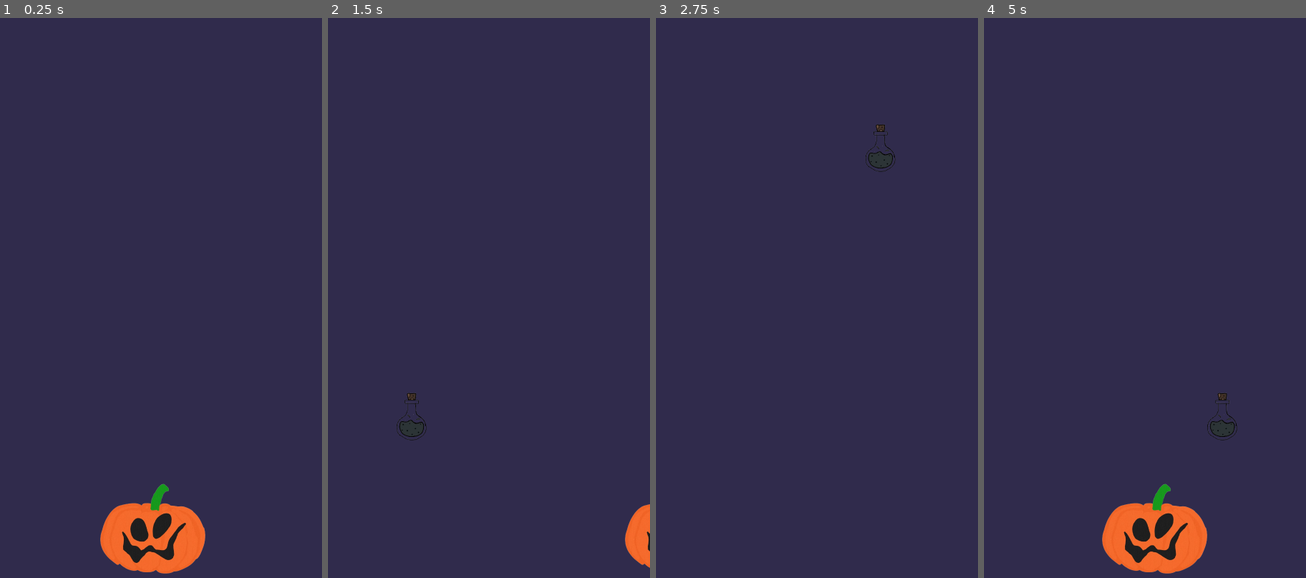
Above: before the commit, frames 1-4 (left to right).
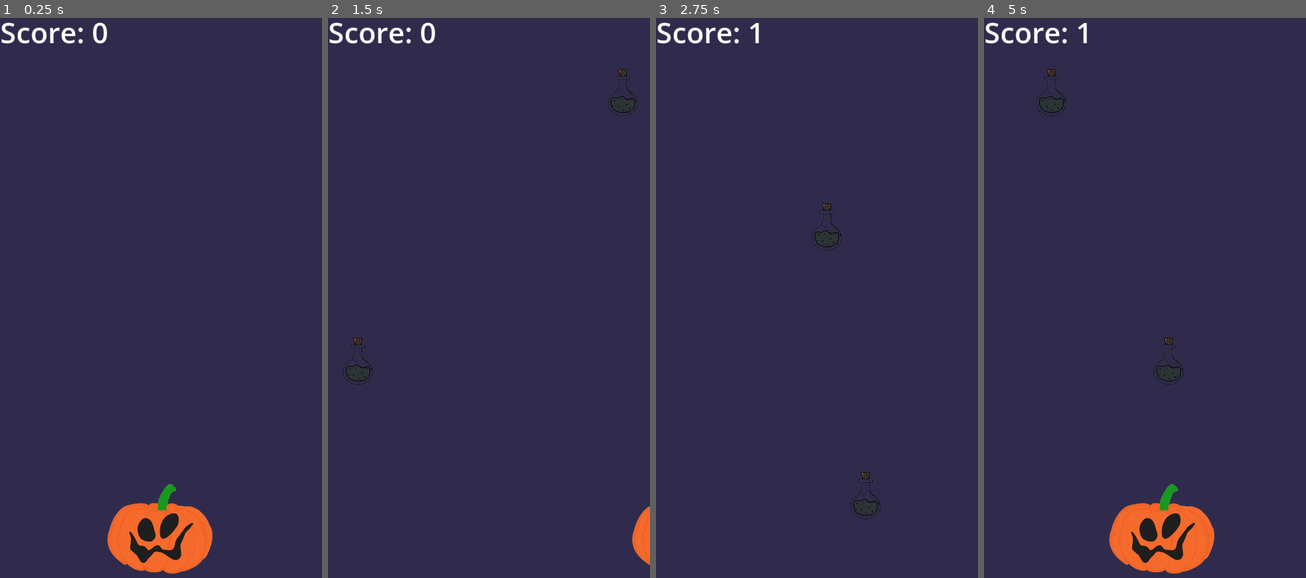
Above: after the commit, the same moments.

Repository: DruvanKarthik/Mr_Pumpkin
Game: Godot game, scene res://Scenes/background.tscn
Same seed, same stepped clock (60 frames per second), same inputs: the game is played once before the commit and once after it.
Inputs:
- Up to frame 1 (0.25 s): no input
- Up to frame 2 (1.5 s): tap Enter at 0.5 s; hold Right (ui_right) 0.53-1.28 s; hold Left (ui_left) from 1.28 s (still down)
- Up to frame 3 (2.75 s): release Left (ui_left) at 2.03 s; hold Right (ui_right) from 2.03 s (still down)
- Up to frame 4 (5 s): release Right (ui_right) at 3.53 s; hold Left (ui_left) from 3.53 s (still down)

The runs differ from the first frame. In frame 1, 2.3% of the frame differs, in the area x 0-66%, y 0-100%; in frame 2, 1.2%; in frame 3, 0.9%; in frame 4, 2.7%, in the area x 0-79%, y 0-100%.

Commit message:
added scoring system

Diff:
--- a/new-game-project/Scenes/Player.tscn
+++ b/new-game-project/Scenes/Player.tscn
@@ -1,21 +1,29 @@
-[gd_scene load_steps=4 format=3 uid="uid://djac8rujuop5n"]
+[gd_scene load_steps=5 format=3 uid="uid://djac8rujuop5n"]
 
 [ext_resource type="Script" uid="uid://cdqfkthral1de" path="res://Scripts/player.gd" id="1_kyqiw"]
 [ext_resource type="Texture2D" uid="uid://bmvhygsqeq8m5" path="res://Assets/Pumpkin game/Pumpkin sprites/1000127073-removebg-preview.png" id="1_rpqav"]
 
+[sub_resource type="CapsuleShape2D" id="CapsuleShape2D_gntrk"]
+
 [sub_resource type="CapsuleShape2D" id="CapsuleShape2D_kyqiw"]
+radius = 11.0
 
-[node name="Node2D" type="Node2D"]
-
-[node name="CharacterBody2D" type="CharacterBody2D" parent="."]
+[node name="Player" type="CharacterBody2D"]
 script = ExtResource("1_kyqiw")
 
-[node name="Mr_Pumpkin" type="Sprite2D" parent="CharacterBody2D"]
-position = Vector2(-2, -2)
+[node name="Mr_Pumpkin" type="Sprite2D" parent="."]
+position = Vector2(0, -2)
 scale = Vector2(0.064, 0.064)
 texture = ExtResource("1_rpqav")
 
-[node name="CollisionShape2D" type="CollisionShape2D" parent="CharacterBody2D"]
-position = Vector2(-2, 0)
+[node name="CollisionShape2D" type="CollisionShape2D" parent="."]
+rotation = 1.5708
+shape = SubResource("CapsuleShape2D_gntrk")
+
+[node name="Area2D" type="Area2D" parent="."]
+
+[node name="CollisionShape2D" type="CollisionShape2D" parent="Area2D"]
 rotation = 1.5708
 shape = SubResource("CapsuleShape2D_kyqiw")
+
+[connection signal="area_entered" from="Area2D" to="." method="_on_area_2d_area_entered"]
--- a/new-game-project/Scenes/background.tscn
+++ b/new-game-project/Scenes/background.tscn
@@ -1,7 +1,9 @@
-[gd_scene load_steps=3 format=3 uid="uid://brxaptfs1kfog"]
+[gd_scene load_steps=4 format=3 uid="uid://brxaptfs1kfog"]
 
 [ext_resource type="Script" uid="uid://b5ymr2tf0b7g0" path="res://Scripts/background.gd" id="1_pojwb"]
 [ext_resource type="PackedScene" uid="uid://djac8rujuop5n" path="res://Scenes/Player.tscn" id="1_sn1xx"]
+
+[sub_resource type="LabelSettings" id="LabelSettings_pojwb"]
 
 [node name="Main" type="Node2D"]
 script = ExtResource("1_pojwb")
@@ -18,4 +20,12 @@
 wait_time = 0.5
 autostart = true
 
+[node name="ScoreLabel" type="Label" parent="."]
+offset_right = 65.0
+offset_bottom = 23.0
+scale = Vector2(0.5, 0.5)
+text = "Score: 0"
+label_settings = SubResource("LabelSettings_pojwb")
+
+[connection signal="potion_collected" from="Player" to="." method="_on_player_potion_collected"]
 [connection signal="timeout" from="Timer" to="." method="_on_timer_timeout"]
--- a/new-game-project/Scenes/potion.tscn
+++ b/new-game-project/Scenes/potion.tscn
@@ -1,12 +1,23 @@
-[gd_scene load_steps=3 format=3 uid="uid://dbhbj4smt8dfc"]
+[gd_scene load_steps=4 format=3 uid="uid://dbhbj4smt8dfc"]
 
 [ext_resource type="Script" uid="uid://b2hp3x3q0dbh" path="res://Scripts/potion.gd" id="1_nymo1"]
 [ext_resource type="Texture2D" uid="uid://cg8syai8cu7is" path="res://Assets/Pumpkin game/Potions sprite/Back potion/1000127573-removebg-preview.png" id="2_xi5ht"]
 
-[node name="Potion" type="Area2D"]
+[sub_resource type="CapsuleShape2D" id="CapsuleShape2D_nymo1"]
+radius = 4.0
+height = 14.0
+
+[node name="potion" type="Area2D" groups=["potion"]]
 script = ExtResource("1_nymo1")
 
 [node name="1000127573-removebg-preview" type="Sprite2D" parent="."]
-position = Vector2(15, 18)
+position = Vector2(-2.86102e-06, -1.78814e-06)
 scale = Vector2(0.034, 0.034)
 texture = ExtResource("2_xi5ht")
+
+[node name="CollisionShape2D" type="CollisionShape2D" parent="."]
+position = Vector2(2.27374e-13, 1.13687e-13)
+scale = Vector2(1, 1)
+shape = SubResource("CapsuleShape2D_nymo1")
+
+[connection signal="area_entered" from="." to="." method="_on_area_entered"]
--- a/new-game-project/Scripts/background.gd
+++ b/new-game-project/Scripts/background.gd
@@ -1,15 +1,34 @@
 extends Node2D
 
-var potion = preload("res://Scenes/potion.tscn")
+var potion_scene = preload("res://Scenes/potion.tscn")
 
-func _ready() -> void:
-	pass
+var score = 0
 
-func _process(delta: float) -> void:
-	pass
+@onready var score_label = $ScoreLabel
+@onready var player = $Player
 
-func _on_timer_timeout() -> void:
-	var random_x = randf_range(0, get_viewport_rect().size.x)
-	var new_potion = potion.instantiate()        # 1. Create the instance
-	new_potion.position = Vector2(random_x, -200) # 2. Set its position
-	add_child(new_potion)                         # 3. Add it to the scene
+func _ready():
+	randomize()
+
+	player.potion_collected.connect(_on_potion_collected)
+
+	update_score()
+
+func _on_timer_timeout():
+	var new_potion = potion_scene.instantiate()
+
+	var random_x = randf_range(
+		0,
+		get_viewport_rect().size.x
+	)
+
+	new_potion.position = Vector2(random_x, -50)
+
+	add_child(new_potion)
+
+func _on_potion_collected():
+	score += 1
+	update_score()
+
+func update_score():
+	score_label.text = "Score: " + str(score)
--- a/new-game-project/Scripts/player.gd
+++ b/new-game-project/Scripts/player.gd
@@ -1,11 +1,18 @@
 extends CharacterBody2D
+
+signal potion_collected
 
 @export var speed = 100.0
 
 func get_input():
 	var input_direction = Input.get_axis("ui_left", "ui_right")
-	velocity = Vector2(input_direction * speed, velocity.y)
+	velocity = Vector2(input_direction * speed, 0)
 
-func _physics_process(delta: float) -> void:
+func _physics_process(delta):
 	get_input()
 	move_and_slide()
+
+func _on_area_2d_area_entered(area):
+	if area.is_in_group("potions"):
+		area.queue_free()
+		emit_signal("potion_collected")
--- a/new-game-project/Scripts/potion.gd
+++ b/new-game-project/Scripts/potion.gd
@@ -1,5 +1,12 @@
 extends Area2D
-var speed = 300
 
-func _process(delta: float) -> void:
-	position.y += delta*speed
+@export var speed = 150.0
+
+func _ready():
+	add_to_group("potions")
+
+func _process(delta):
+	position.y += speed * delta
+
+	if position.y > get_viewport_rect().size.y + 50:
+		queue_free()
--- a/new-game-project/project.godot
+++ b/new-game-project/project.godot
@@ -24,6 +24,10 @@
 window/stretch/mode="canvas_items"
 window/handheld/orientation=1
 
+[global_group]
+
+potion=""
+
 [input]
 
 Right={
